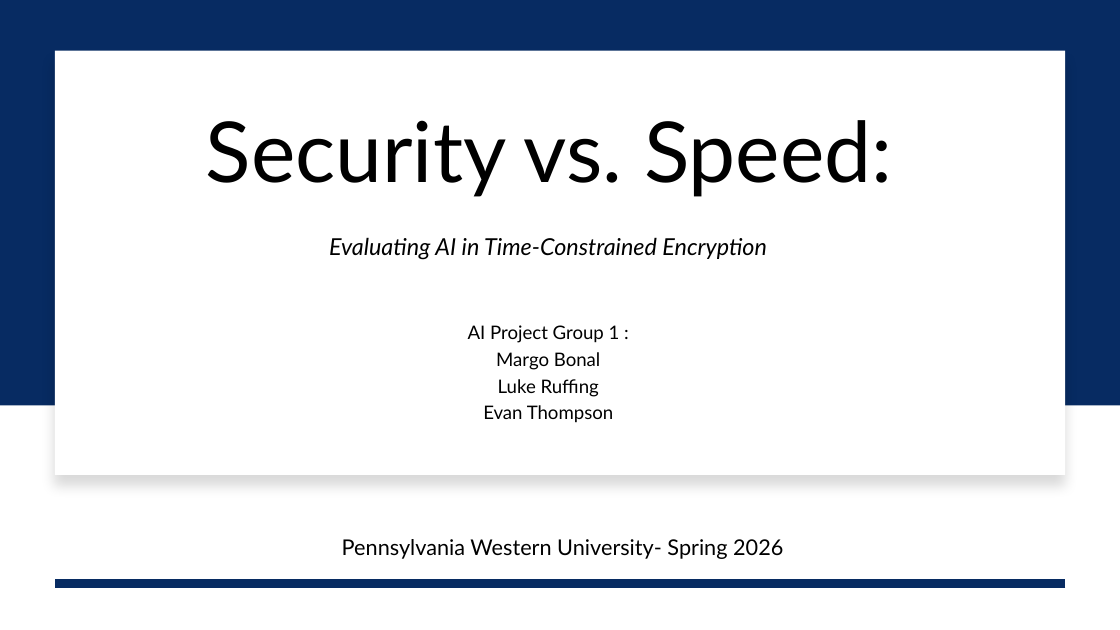
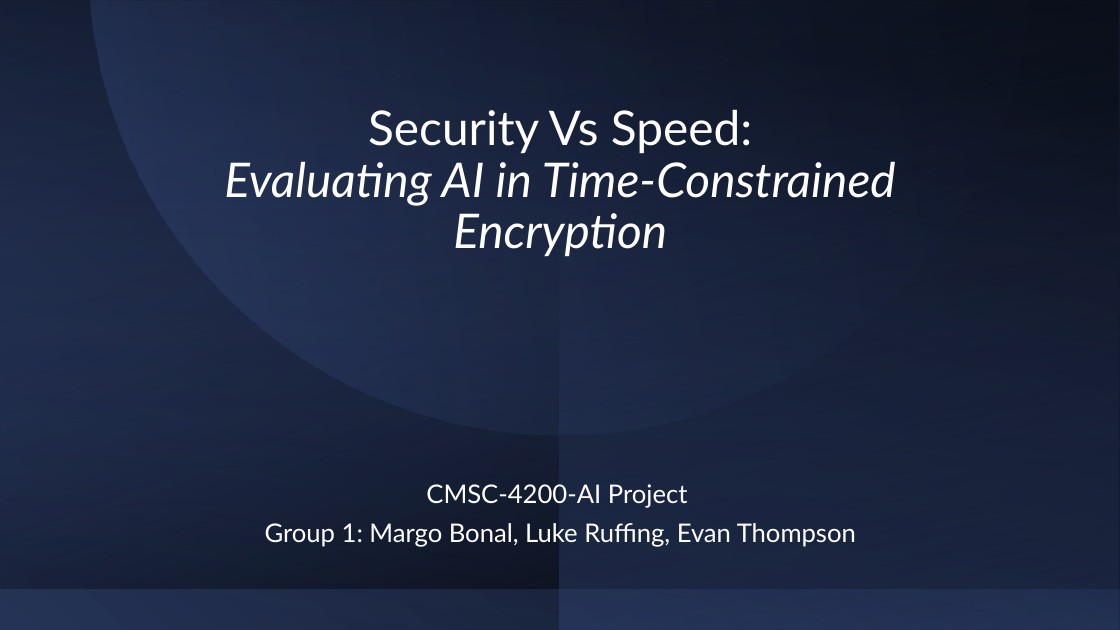
Before and after one commit to M0ck1ngjay178/CMSC-4200-AI, a slide deck: slide 1 of Project/slides/CMSC-4200-Group1-Project.pptx. Drawn at 1120x630 pixels with LibreOffice and Linux fonts; fonts in the diff are those of the drawing. Boxes give left, top, right and bottom in pixels: in the first picture for what was removed or moved away, otherwise in the second. Text is boxed around its words. In the diff, an @@ line names an element or a change of style, - is before the commit and + after.

```diff
--- a/Project/slides/CMSC-4200-Group1-Project.pptx
+++ b/Project/slides/CMSC-4200-Group1-Project.pptx
@@ rectangle at (0,0,1120,588): fill #FFFFFF to gradient #384C81 to #000000; shadow off; rotation 0 to 180 degrees @@
@@ rectangle: place and size @@
-rectangle at (0,0,1120,406)
+rectangle at (0,0,1120,630)
@@ rectangle at (0,0,1120,630): fill #072B62 to gradient #253356 to #000000; mirrored @@
@@ rectangle added at (0,0,1119,630), fill gradient #000000 to #384C81 @@
@@ rectangle added at (1,0,1118,630), fill gradient #253356 to #000000 @@
@@ freeform shape added at (91,0,1029,434), fill gradient #253356 to #4A66AC @@
@@ rectangle added at (560,0,1120,630), fill gradient #253356 to #384C81 @@
@@ title "Security Vs Speed: Evaluating AI ..." at (224,109,896,257): vertical alignment top to middle @@
@@ title at (224,109,896,257): text changed; size 20 to 41 pt; text colour #000000 to #FFFFFF @@
-Evaluating AI in Time-Constrained Encryption
+Security Vs Speed:
+Evaluating AI in Time-Constrained Encryption
@@ title removed at (206,120,892,197) @@
-Security vs. Speed:
@@ subtitle "CMSC-4200-AI Project" at (265,484,856,547): vertical alignment top to middle @@
@@ subtitle at (265,484,856,547): text changed; size 16 to 22 pt; text colour #000000 to #FFFFFF @@
-AI Project Group 1 :
-Margo Bonal
-Luke Ruffing
-Evan Thompson
+CMSC-4200-AI Project
+Group 1: Margo Bonal, Luke Ruffing, Evan Thompson
@@ subtitle removed at (342,539,783,559) @@
-Course: CMSC-4200-AI
-Pennsylvania Western University- Spring 2026
@@ line removed from (1065, 584) to (55, 584) @@
```
Also in this commit, not shown: 2 other slides changed, 7 slides added, 5 slides removed, 1 other file.
